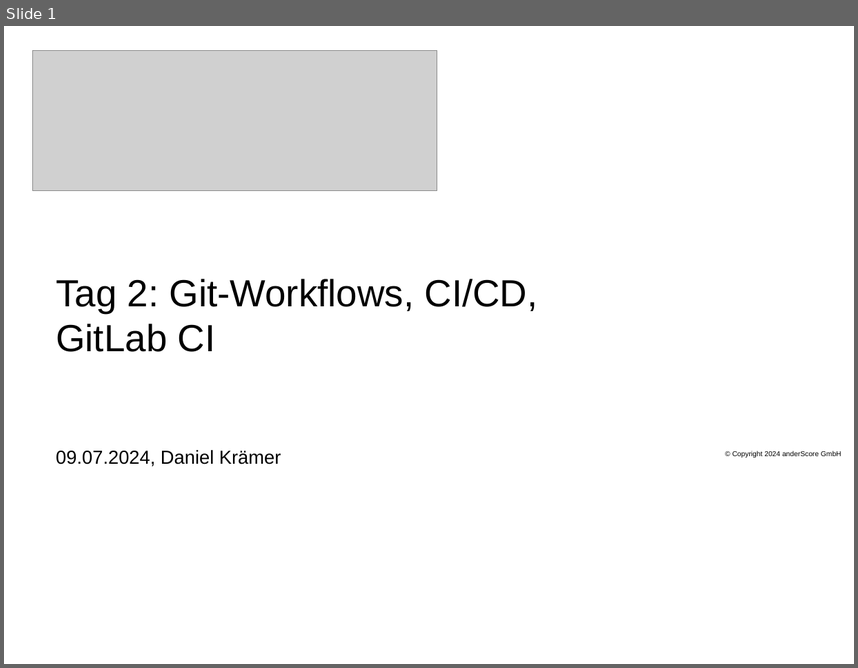
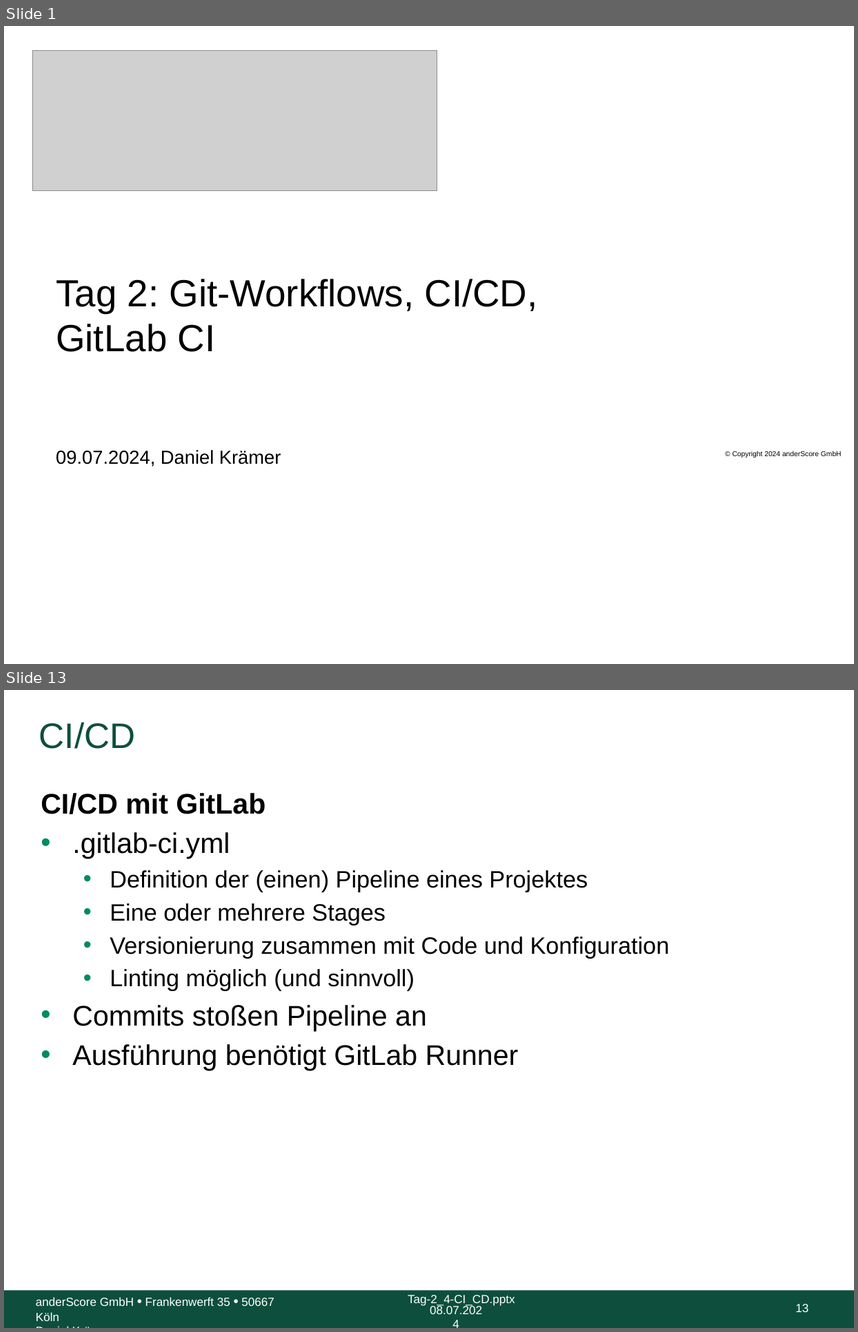
Before and after one commit to anderscore-gmbh/gitlab, a slide deck: slides/Tag-2_4-CI_CD.pptx. Shown one above the other, each under a label of ours: slide 1 before the commit, slides 1 and 13 after it; the slides between them are not shown. The pictures are 858x668 and 858x1332 pixels, drawn with LibreOffice and Linux fonts; fonts in the diff are those of the drawing; grey boxes stand for pictures; background and template pictures are left out. Boxes give left, top, right and bottom in pixels: in the first picture for what was removed or moved away, otherwise in the second. Text is boxed around its words. In the diff, an @@ line names an element or a change of style, - is before the commit and + after.

```diff
--- a/slides/Tag-2_4-CI_CD.pptx
+++ b/slides/Tag-2_4-CI_CD.pptx
@@ slide 13 added at (x1=4, y1=690, x2=854, y2=1328), background #FFFFFF @@
@@ title added at (x1=39, y1=722, x2=136, y2=749), 30 pt, text #0D4F3C @@
+CI/CD
@@ text added at (x1=41, y1=793, x2=670, y2=1070), 20 pt, text #000000 @@
+CI/CD mit GitLab
+• .gitlab-ci.yml
+  • Definition der (einen) Pipeline eines Projektes
+  • Eine oder mehrere Stages
+  • Versionierung zusammen mit Code und Konfiguration
+  • Linting möglich (und sinnvoll)
+• Commits stoßen Pipeline an
+• Ausführung benötigt GitLab Runner
@@ rectangle added at (x1=4, y1=1290, x2=854, y2=1328), fill #0D4F3C @@
@@ text added at (x1=36, y1=1297, x2=274, y2=1321), 10 pt, text #FFFFFF @@
+anderScore GmbH • Frankenwerft 35 • 50667 Köln
+Daniel Krämer
@@ text added at (x1=408, y1=1294, x2=515, y2=1305), 10 pt, text #FFFFFF @@
+Tag-2_4-CI_CD.pptx
@@ text added at (x1=430, y1=1304, x2=482, y2=1314), 10 pt, text #FFFFFF @@
+08.07.2024
@@ page number added at (x1=795, y1=1303, x2=809, y2=1312), 10 pt, text #FFFFFF @@
+13
```
Also in this commit, not shown: 33 slides changed, 9 other slides added.
